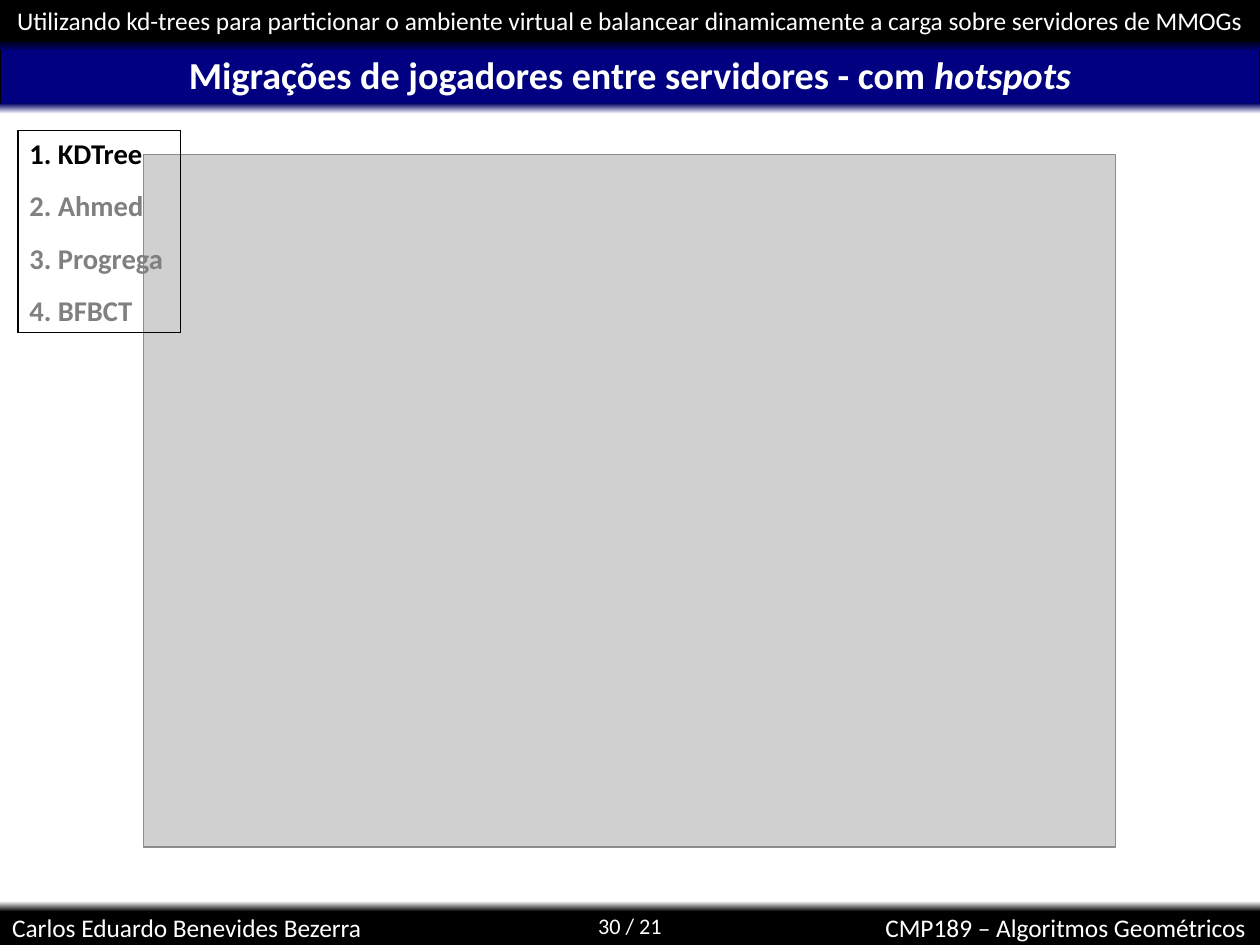
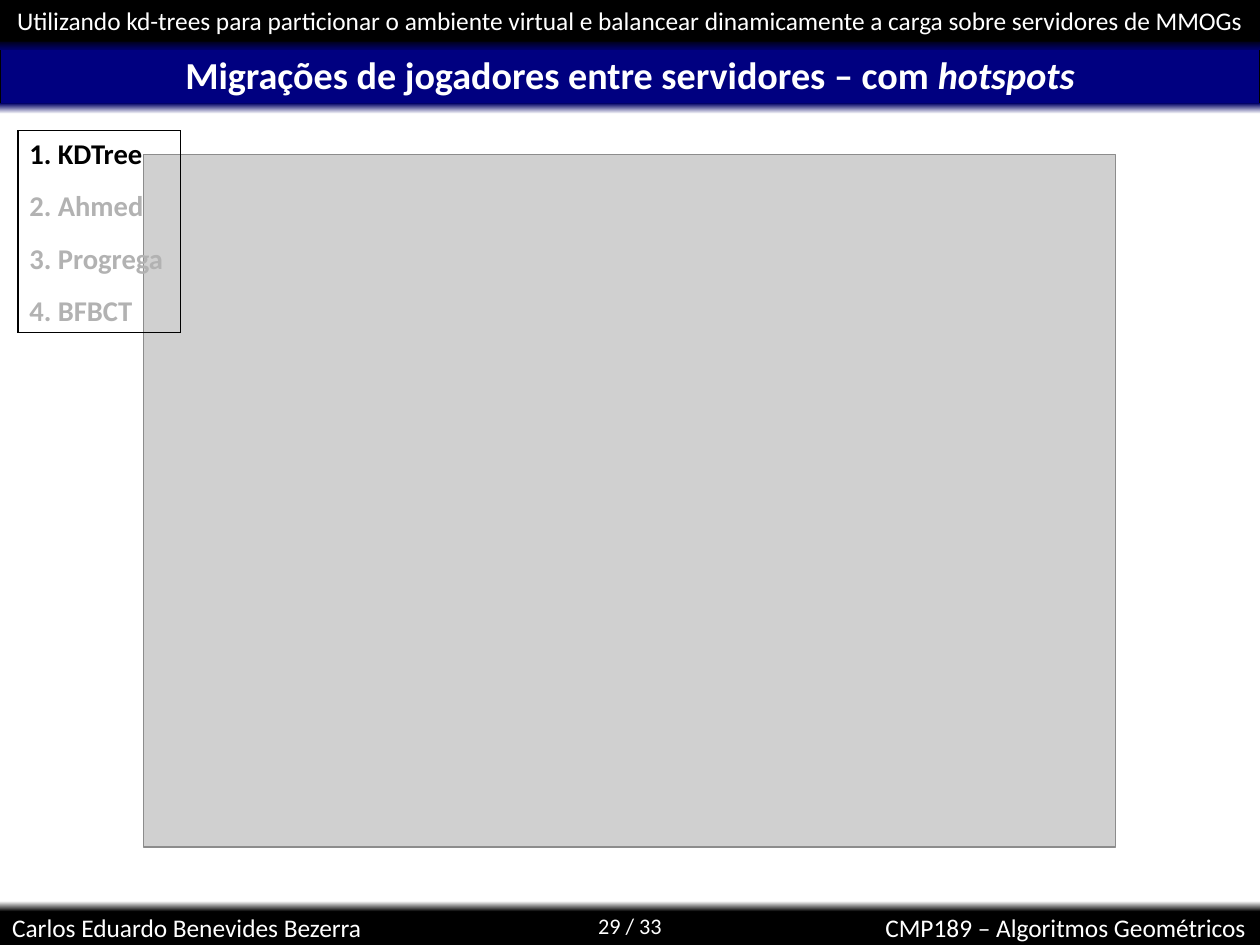
Before and after one commit to kdubezerra/kdubezerra, a slide deck: slide 29 of disciplinas/cmp189/apresentacaoTrabalhoFinal.ppt (slide 30 before the commit). Drawn at 1260x945 pixels with LibreOffice and Linux fonts; fonts in the diff are those of the drawing; grey boxes stand for pictures; background and template pictures are left out. Boxes give left, top, right and bottom in pixels: in the first picture for what was removed or moved away, otherwise in the second. Text is boxed around its words. In the diff, an @@ line names an element or a change of style, - is before the commit and + after.

```diff
--- a/disciplinas/cmp189/apresentacaoTrabalhoFinal.ppt
+++ b/disciplinas/cmp189/apresentacaoTrabalhoFinal.ppt
@@ title at (185,62,1075,96): text changed @@
-Migrações de jogadores entre servidores - com hotspots
+Migrações de jogadores entre servidores – com hotspots
@@ text in rectangle at (29,196,163,321): text colour #808080 to #B2B2B2 in "2. Ahmed", "3. Progrega", "4. BFBCT" @@
@@ page number at (598,919,662,934): text changed @@
-30 / 21
+29 / 33
```
Also in this commit, not shown: 7 other slides changed, 2 slides added, 1 slide removed.
